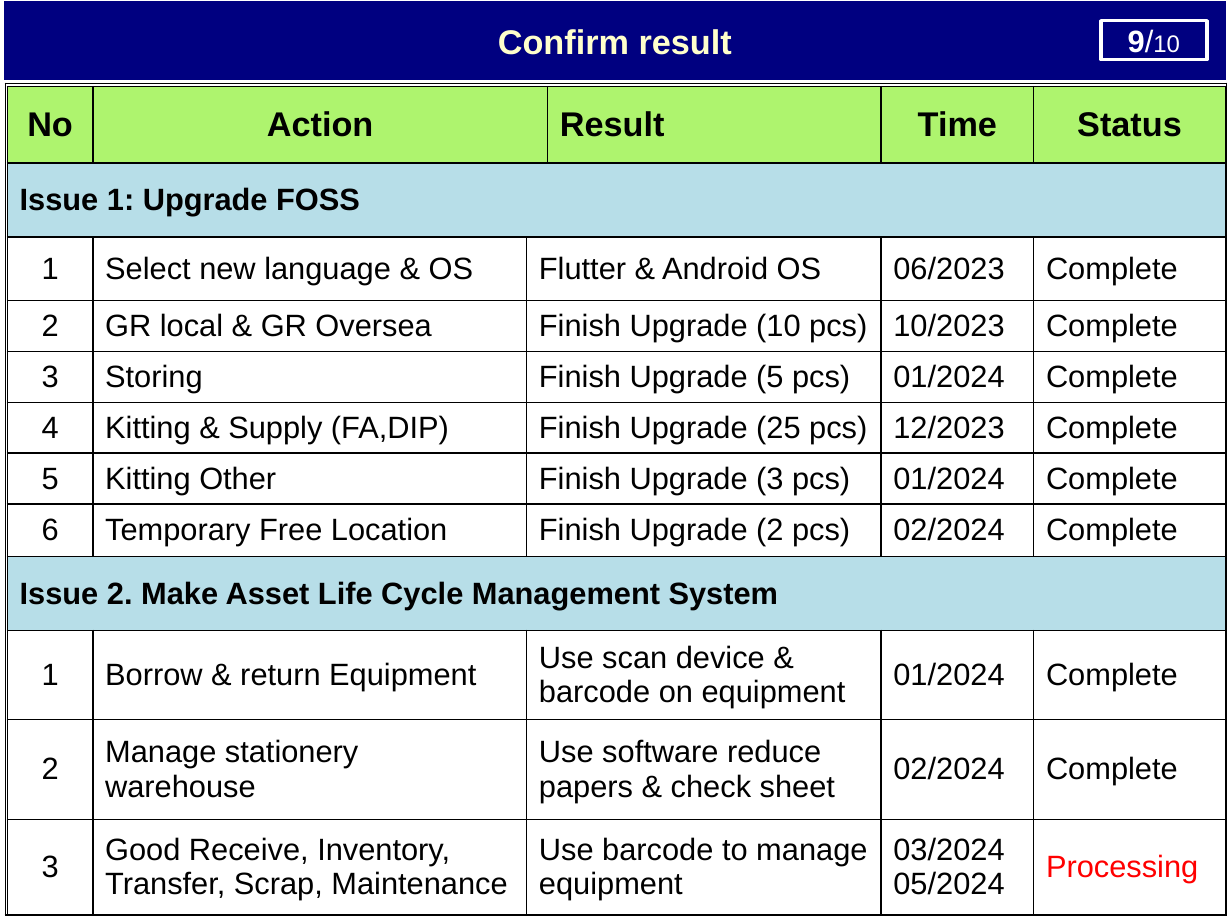
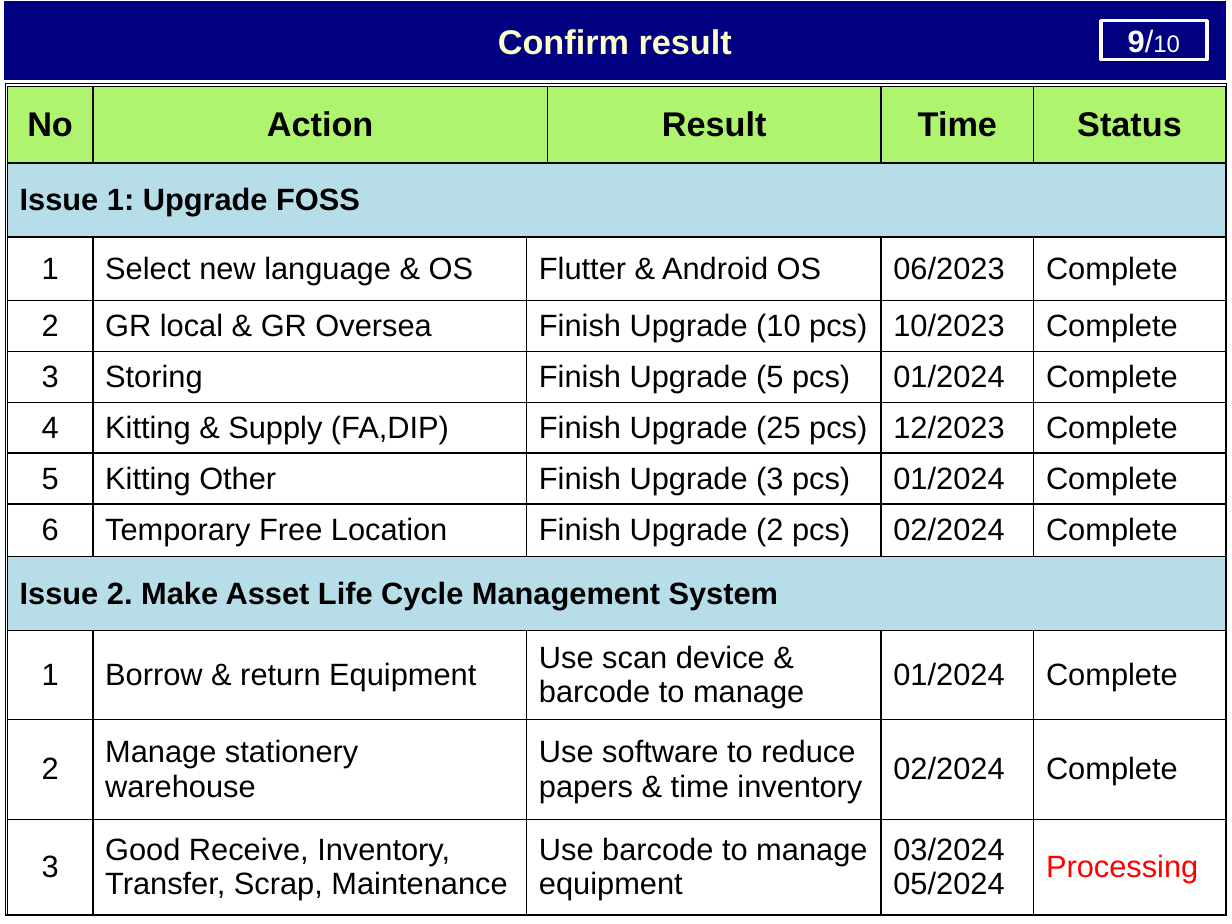
Before and after one commit to thietbicongnghevietnam/ReportPSNV, a slide deck: slide 11 of Report_test.pptx (slide 10 before the commit). Drawn at 1232x924 pixels with LibreOffice and Linux fonts; fonts in the diff are those of the drawing. Boxes give left, top, right and bottom in pixels: in the first picture for what was removed or moved away, otherwise in the second. Text is boxed around its words. In the diff, an @@ line names an element or a change of style, - is before the commit and + after.

```diff
--- a/Report_test.pptx
+++ b/Report_test.pptx
@@ table at (7, 86, 1226, 914) @@
-row 10, column 3: Use scan device & barcode on equipment
+row 10, column 3: Use scan device & barcode to manage
-row 11, column 3: Use software reduce papers & check sheet
+row 11, column 3: Use software to reduce papers & time inventory
@@ alignment left to centre @@
```
Also in this commit, not shown: 8 other slides changed, 1 slide added, 1 other file.
